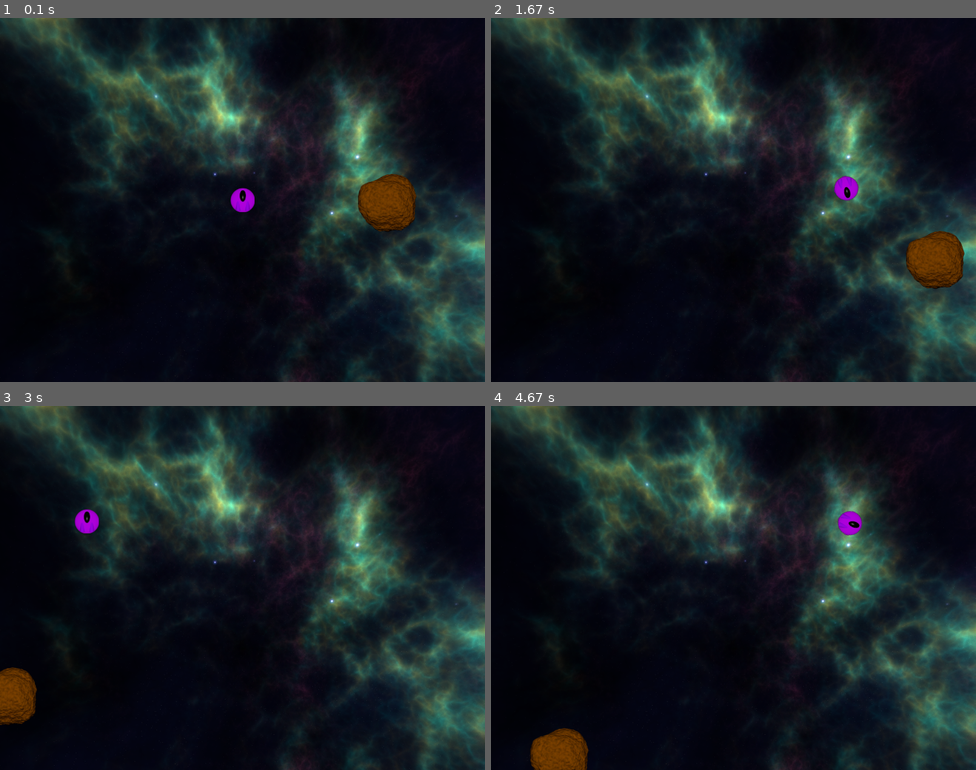
Above: before the commit, frames 1-4 (two rows, left to right).
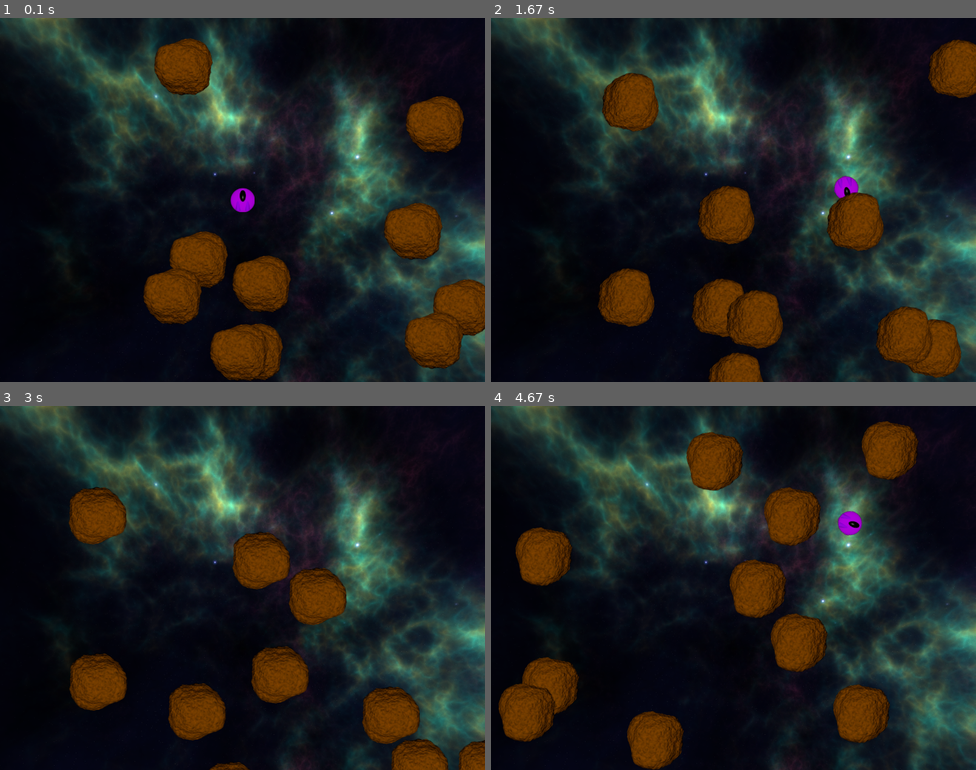
Above: after the commit, the same moments.

Repository: StochasticJP/pygame_asteroids
Game: pygame game, started from __main__.py
The game is run twice, just before and just after one commit, with the same random seed, the same clock (stepped at 60 frames per second) and the same inputs.
Inputs:
- Up to frame 1 (0.1 s): no input
- Up to frame 2 (1.67 s): hold Right 0.33-0.8 s; hold Up 0.83-1.13 s; hold Right 1.17-1.63 s
- Up to frame 3 (3 s): hold Left 1.67-2.2 s; hold Left 2.23-2.63 s; hold Up from 2.67 s (still down)
- Up to frame 4 (4.67 s): release Up at 3.03 s; hold Right 3.07-3.7 s; hold Left 3.73-4.2 s; hold Right from 4.23 s (still down)

The runs differ from the first frame. In frame 1, 14% of the frame differs, in the area x 29-100%, y 5-100%; in frame 2, 15%; in frame 3, 13%; in frame 4, 15%, in the area x 1-89%, y 4-100%.

Commit message:
logic in Asteroids

Diff:
--- a/asteroids.py
+++ b/asteroids.py
@@ -2,17 +2,21 @@
 from utils import *
 from pygame.math import Vector2
 from pygame.transform import rotozoom
+import random
 
 class Asteroids(GameObject):
     ASTEROIDS = "asteroid"
     CONST_ROTATION = 1
+    INIT_SPEED = 1
+    DIRECTION_NUMBER = 5
     UP_COORDS = (0, -1)
-    INIT_SPEED = 1
 
     def __init__(self, position):
-        super().__init__(position, load_sprite(self.ASTEROIDS), Vector2(self.INIT_SPEED))
+        self.init_speed = [(round(random.uniform(-1.0, 1.0), 1), round(random.uniform(-1.0, 1.0), 1))
+                               for _ in range(self.DIRECTION_NUMBER)]
+        self.speed = Vector2(self.init_speed[random.randint(0, len(self.init_speed)-1)])
+        super().__init__(position, load_sprite(self.ASTEROIDS), Vector2(self.speed))
         self.direction = Vector2(self.UP_COORDS)
-
 
     def rotate(self):
         self.direction.rotate_ip(self.CONST_ROTATION)
@@ -21,5 +25,5 @@
         angle = self.direction.angle_to(self.UP_COORDS)
         rotated_surface = rotozoom(self.sprite, angle, 1.0)
         rotated_surface_size = Vector2(rotated_surface.get_size())
-        blit_position = self.position - rotated_surface_size * 0.5
+        blit_position = self.position
         surface.blit(rotated_surface, blit_position)
--- a/game.py
+++ b/game.py
@@ -4,6 +4,7 @@
 from asteroids import Asteroids
 import utils
 import random
+import time
 
 class Game:
     # class const
@@ -52,7 +53,9 @@
 
     def _process_game_logic(self):
         self.spaceship.move(self.screen)
-        self.asteroids_list[1].move(self.screen)
+
+        for asteroids in self.asteroids_list:
+            asteroids.move(self.screen)
 
         # # Check screen boundaries to keep object within screen
         # if self.spaceship.position.x < 0 or self.spaceship.position.x > self.screen.get_width():
@@ -63,6 +66,11 @@
     def _draw(self):
         self.screen.blit(self.background, (0, 0))  # fills the screen with each frame
         self.spaceship.draw(self.screen)
-        self.asteroids_list[1].draw(self.screen)
+
+        # asteroid drawing
+        for asteroids in self.asteroids_list:
+            asteroids.draw(self.screen)
+            asteroids.rotate()
+
         pygame.display.flip()  # updates the content of the screen
         self.clock.tick(60)  # will wait it match the desired FPS
